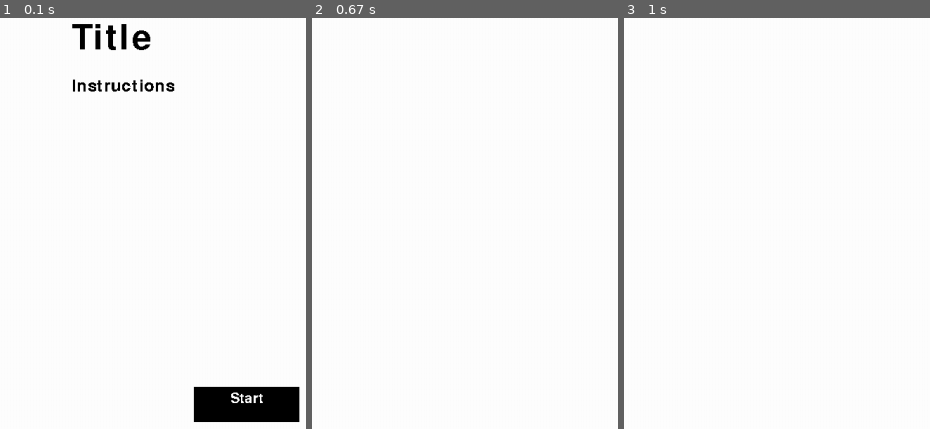
Above: before the commit, frames 1-3 (left to right).
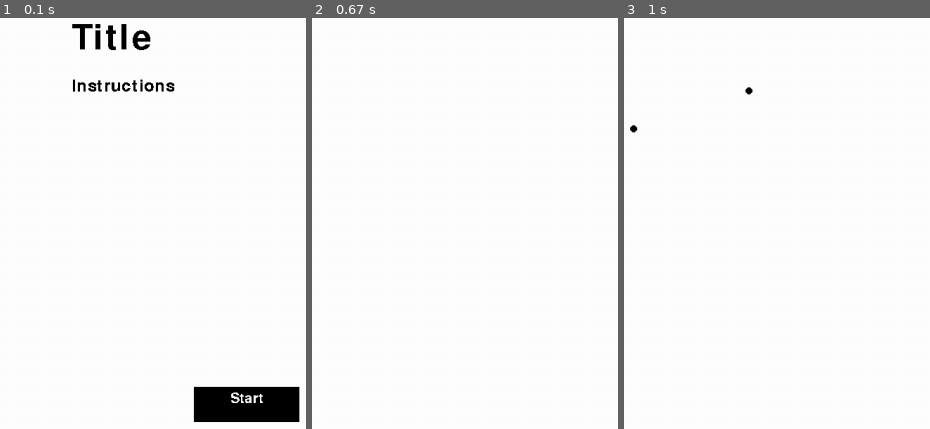
Above: after the commit, the same moments.

Repository: ja-ri/capstone
Game: pygame game, started from capstone.py
Two runs of this game, one before a commit and one after it. Both use one fixed random seed, a clock stepped at 60 frames per second and the inputs below.
Inputs (mouse positions are in pixels of both pictures, inside the frame that each line leads up to):
- Up to frame 1 (0.1 s): no input
- Up to frame 2 (0.67 s): click (541, 420) at 0.38 s
- Up to frame 3 (1 s): press the mouse at (862, 54) at 0.7 s; move the mouse to (749, 91) at 0.8 s; release the mouse at (633, 128) at 0.93 s

Frames 1-2 are identical in both runs. In frame 3, less than 0.1% of the frame differs, in the area x 1-43%, y 16-28%.

Commit message:
drawing function works, kind of

Diff:
--- a/capstone.py
+++ b/capstone.py
@@ -8,6 +8,9 @@
     if event.type == pygame.MOUSEBUTTONDOWN and event.button == 1:
         if btn_rect.collidepoint(event.pos):
             game_state = "draw_game"
+
+def drawCircle( screen, x, y ):
+    pygame.draw.circle( screen, 'Black', ( x, y ), 5 )
 
 
 def draw_start_menu():
@@ -32,20 +35,19 @@
 def draw_game():
     global background_color
     screen.fill((background_color))
-    drawing = False
-    last_pos = None
-    if event.type == pygame.MOUSEMOTION:
-        if drawing:
-            mouse_pos = pygame.mouse.get_pos()
-            if last_pos is not None:
-                pygame.draw.line(screen, last_pos, mouse_pos, 1)
-            last_pos = mouse_pos
-        elif event.type == pygame.MOUSEBUTTONUP:
-            mouse_pos = (0, 0)
-            drawing = False
-        elif event.type == pygame.MOUSEBUTTONDOWN:
-            drawing = True
-    pygame.display.update()
+    while True:
+        for event in pygame.event.get():
+            if event.type == pygame.MOUSEBUTTONDOWN:
+                isPressed = True
+            elif event.type == pygame.MOUSEBUTTONUP:
+                isPressed = False
+            elif event.type == pygame.MOUSEMOTION and isPressed == True:
+                ( x, y ) = pygame.mouse.get_pos()
+                drawCircle( screen, x, y )
+            elif event.type == pygame.QUIT:
+                pygame.quit()
+                sys.exit()
+        pygame.display.update()
 
 
 pygame.init()
@@ -72,4 +74,5 @@
     if game_state == "draw_game":
         draw_game()
 
+
     pygame.display.flip()
